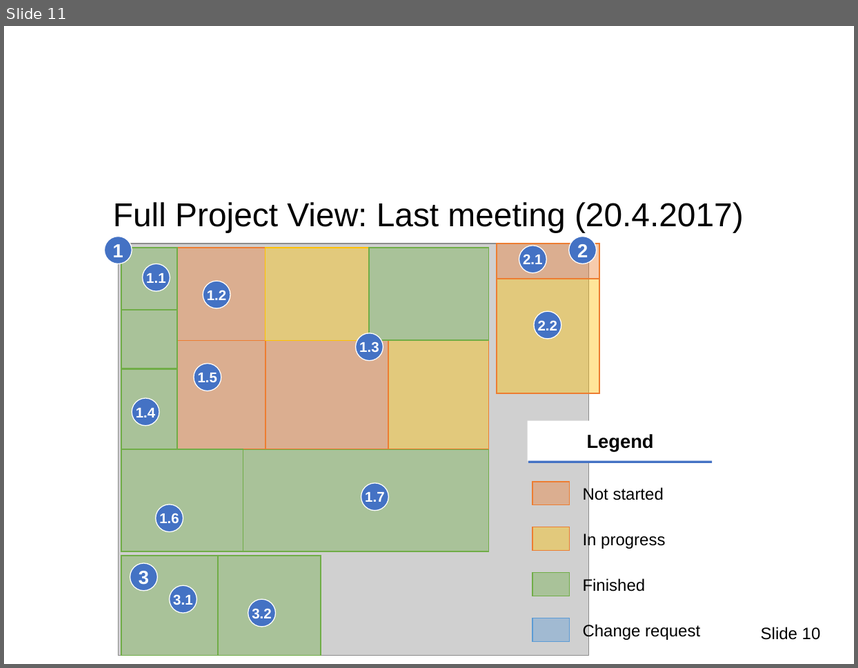
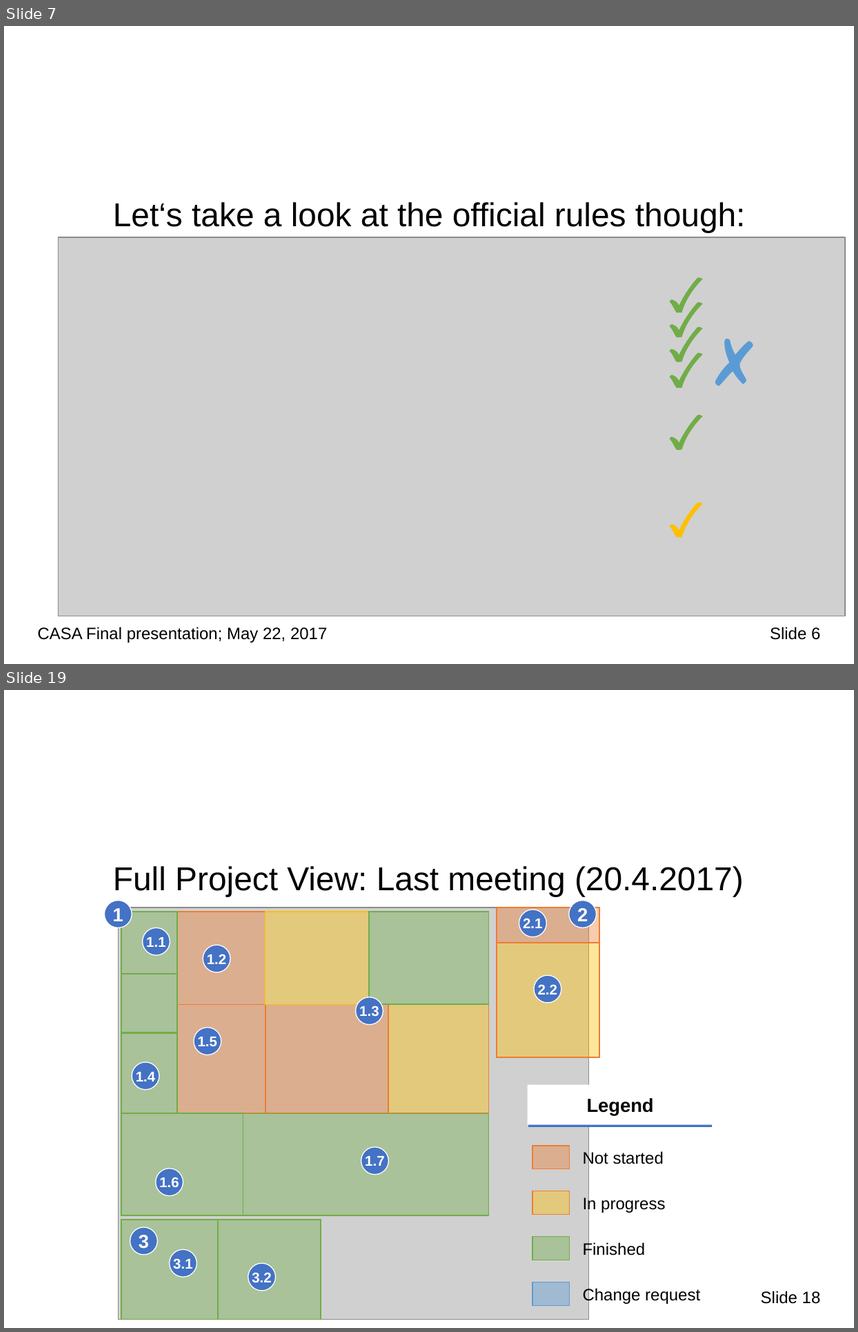
Before and after one commit to Plavit/CASA-refactor, a slide deck: docs/WIP/CASA_Final_v1.pptx. Shown one above the other, each under a label of ours: slide 11 before the commit, slides 7 and 19 after it; the slides between them are not shown. The pictures are 858x668 and 858x1332 pixels, drawn with LibreOffice and Linux fonts; fonts in the diff are those of the drawing; grey boxes stand for pictures; background and template pictures are left out. Boxes give left, top, right and bottom in pixels: in the first picture for what was removed or moved away, otherwise in the second. Text is boxed around its words. In the diff, an @@ line names an element or a change of style, - is before the commit and + after.

```diff
--- a/docs/WIP/CASA_Final_v1.pptx
+++ b/docs/WIP/CASA_Final_v1.pptx
@@ slide 7 added at <box>4,26,854,664</box>, background #FFFFFF; not listed: 1 template element that a slide beside it also shows @@
@@ title added at <box>113,202,746,232</box>, 28 pt, text #000000 @@
+Let‘s take a look at the official rules though:
@@ picture added at <box>58,237,844,615</box> @@
@@ freeform shape added at <box>670,276,703,312</box>, fill #70AD47 @@
@@ freeform shape added at <box>670,301,703,337</box>, fill #70AD47 @@
@@ freeform shape added at <box>670,326,703,362</box>, fill #70AD47 @@
@@ freeform shape added at <box>670,352,703,388</box>, fill #70AD47 @@
@@ freeform shape added at <box>715,338,753,385</box>, fill #5B9BD5 @@
@@ freeform shape added at <box>715,338,753,385</box>, fill #5B9BD5 @@
@@ freeform shape added at <box>670,414,703,450</box>, fill #70AD47 @@
@@ freeform shape added at <box>670,501,703,537</box>, fill #FFC000 @@
@@ text added at <box>38,626,327,642</box>, 14 pt, text #000000 @@
+CASA Final presentation; May 22, 2017
@@ what was slide 11 is now slide 19 @@
@@ page number at <box>761,1290,821,1303</box>: text changed @@
-Slide 10
+Slide 18
```
Also in this commit, not shown: 12 slides changed, 7 other slides added, 1 other file.
